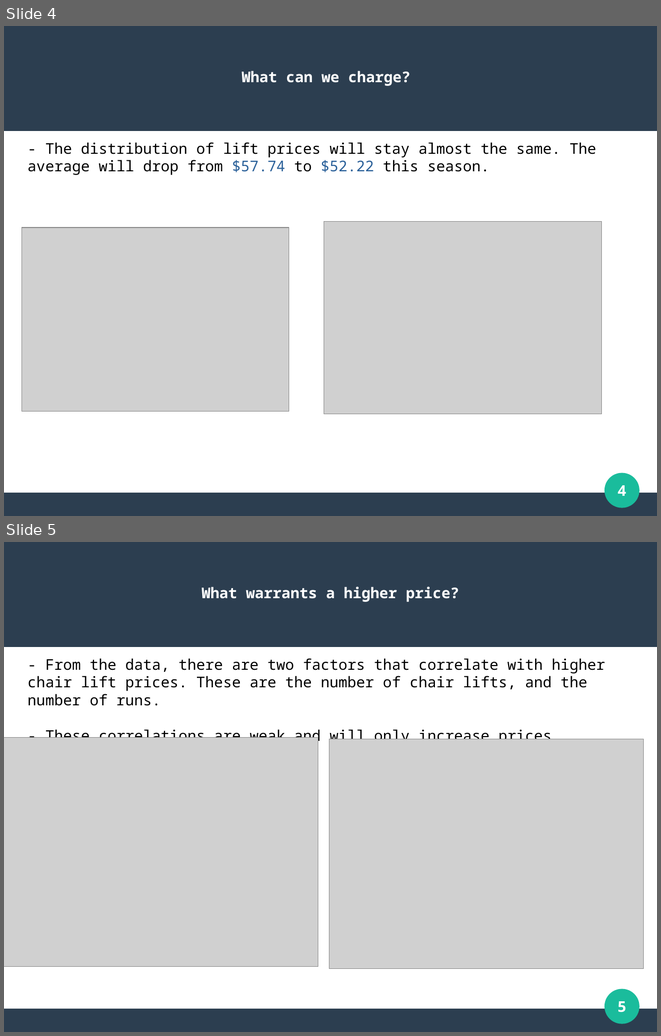
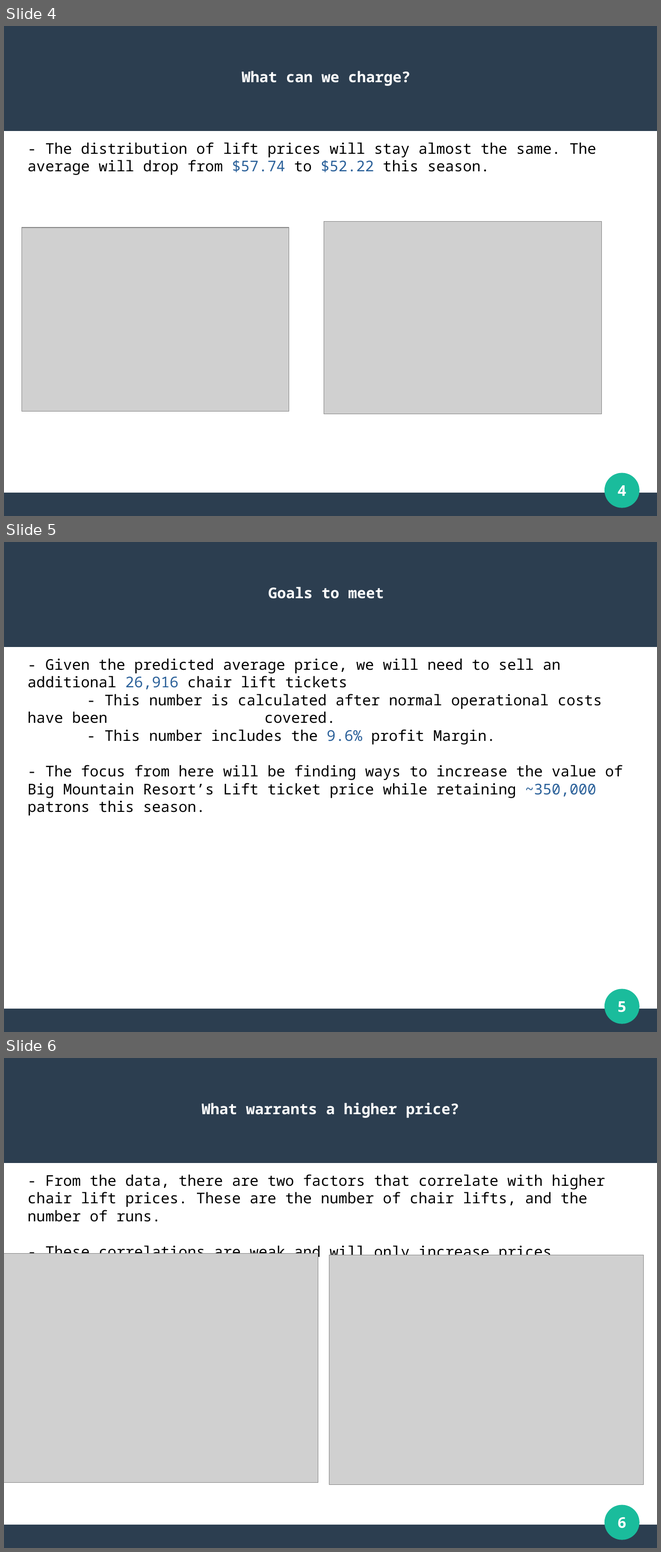
Before and after one commit to kalenwillits/CapstoneOne, a slide deck: Reports/DataPresentation.odp. Shown one above the other, each under a label of ours: slides 4 and 5 before the commit, slides 4, 5 and 6 after it. The pictures are 661x1036 and 661x1552 pixels, drawn with LibreOffice and Linux fonts; fonts in the diff are those of the drawing; grey boxes stand for pictures. Boxes give left, top, right and bottom in pixels: in the first picture for what was removed or moved away, otherwise in the second. Text is boxed around its words. In the diff, an @@ line names an element or a change of style, - is before the commit and + after.

Commit message:
added and extra slide

```diff
--- a/Reports/DataPresentation.odp
+++ b/Reports/DataPresentation.odp
@@ slide 5 added at (x1=4, y1=542, x2=657, y2=1032), background #FFFFFF; not listed: 3 template elements that a slide beside it also shows @@
@@ title added at (x1=268, y1=587, x2=383, y2=599), 18 pt, text #FFFFFF, bold @@
+Goals to meet
@@ text added at (x1=27, y1=658, x2=623, y2=815), 18 pt, text #000000 @@
+- Given the predicted average price, we will need to sell an additional 26,916 chair lift tickets
+- This number is calculated after normal operational costs have been covered.
+- This number includes the 9.6% profit Margin.
+- The focus from here will be finding ways to increase the value of Big Mountain Resort’s Lift ticket price while retaining ~350,000 patrons this season.
@@ page number added at (x1=618, y1=1001, x2=626, y2=1012), 18 pt, text #FFFFFF, bold @@
+5
@@ what was slide 5 is now slide 6 @@
@@ page number at (x1=618, y1=1517, x2=626, y2=1528): text changed @@
-5
+6
```
Also in this commit, not shown: 1 other file.
